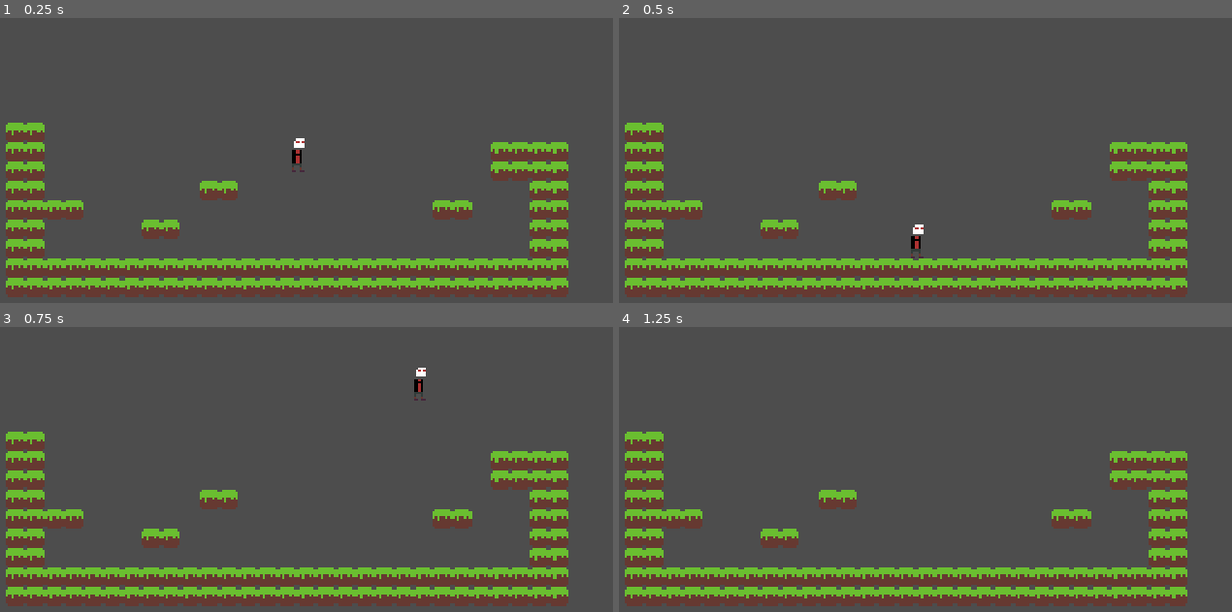
Above: before the commit, frames 1-4 (two rows, left to right).
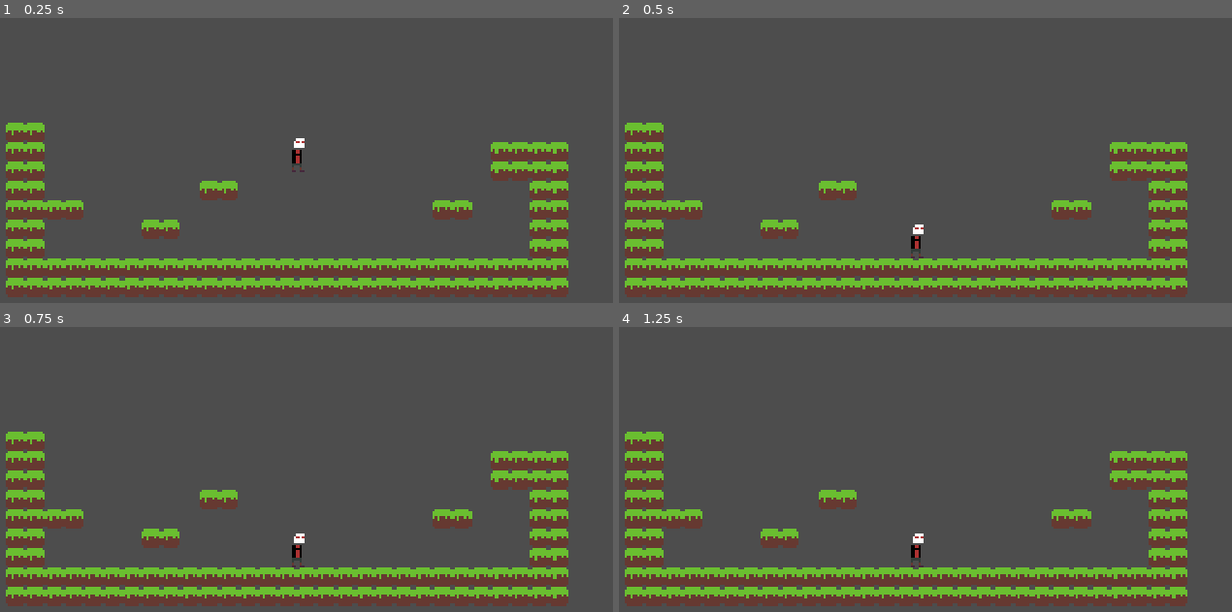
Above: after the commit, the same moments.

Repository: grandeisa/livre-2026
Game: Godot game, scene res://scenes/test_level.tscn
Same seed, same stepped clock (60 frames per second), same inputs: the game is played once before the commit and once after it.
Inputs:
- Up to frame 1 (0.25 s): no input
- Up to frame 2 (0.5 s): no input
- Up to frame 3 (0.75 s): tap Enter (ui_accept) at 0.5, 0.6 s; hold Right (ui_right) from 0.53 s (still down)
- Up to frame 4 (1.25 s): keep holding Right (ui_right); tap Enter (ui_accept) at 0.77, 1.07 s

Frames 1-2 are identical in both runs. In frame 3, 0.3% of the frame differs, in the area x 47-70%, y 14-85%; in frame 4, 0.2%.

Commit message:
Add MultiInput system - New MultiInput autoload that handles input for multiple devices (keyboard and controllers) - Generates new input Actions for each controller at startup based on '@joy-all' terminated actions - Wraps Input 'is_action' functions to handle each device by only passing the action's name and the device index (Keyboard is -1)

Diff:
--- /dev/null
+++ b/src/autoloads/MultiInput.gd
@@ -0,0 +1,78 @@
+## MultiInput autoload
+##
+## Used to provide simple access to multi device input
+extends Node
+
+const KEYBOARD: int = -1
+const MAX_CONTROLLERS_ADDED: int = 8
+
+func _get_kb_action_name(action: StringName) -> String:
+	return action + "@kb"
+
+func _get_joy_action_name(action: StringName, device: int) -> String:
+	return action + "@joy-" + str(device)
+
+func _is_device_controller(device: int) -> bool:
+	return device >= 0
+
+func is_action_just_pressed(action: StringName, device: int = KEYBOARD) -> bool:
+		if not _is_device_controller(device): # KEYBOARD
+			action = _get_kb_action_name(action)
+		else: action = _get_joy_action_name(action, device)
+		return Input.is_action_just_pressed(action)
+
+
+func is_action_just_released(action: StringName, device: int = KEYBOARD) -> bool:
+		if not _is_device_controller(device): # KEYBOARD
+			action = _get_kb_action_name(action)
+		else: action = _get_joy_action_name(action, device)
+		return Input.is_action_just_released(action)
+
+func is_action_pressed(action: StringName, device: int = KEYBOARD) -> bool:
+		if not _is_device_controller(device): # KEYBOARD
+			action = _get_kb_action_name(action)
+		else: action = _get_joy_action_name(action, device)
+		return Input.is_action_pressed(action)
+
+
+func get_axis(negative: StringName, positive: StringName, device: int = KEYBOARD) -> float:
+	if not _is_device_controller(device): # KEYBOARD
+		negative = _get_kb_action_name(negative)
+		positive = _get_kb_action_name(positive)
+	else:
+		negative = _get_joy_action_name(negative, device)
+		positive = _get_joy_action_name(positive, device)
+	return Input.get_axis(negative, positive)
+
+func get_vector(negative_x: StringName, positive_x: StringName,\
+ negative_y: StringName, positive_y: StringName, device: int = KEYBOARD) -> Vector2:
+	if not _is_device_controller(device): # KEYBOARD
+		negative_x = _get_kb_action_name(negative_x)
+		positive_x = _get_kb_action_name(positive_x)
+		negative_y = _get_kb_action_name(negative_y)
+		positive_y = _get_kb_action_name(positive_y)
+	else:
+		negative_x = _get_joy_action_name(negative_x, device)
+		positive_x = _get_joy_action_name(positive_x, device)
+		negative_y = _get_joy_action_name(negative_y, device)
+		positive_y = _get_joy_action_name(positive_y, device)
+	return Input.get_vector(negative_x, positive_x, negative_y, positive_y)
+
+#####
+
+func _ready() -> void:
+	_add_joy_actions()
+
+## Adds all controller inputs as separate actions based on the @joy-all actions
+func _add_joy_actions() -> void:
+	var all_actions: Array[StringName] = InputMap.get_actions()
+	for action:StringName in all_actions:
+		if not action.ends_with("@joy-all"): continue
+		for i:int in range(0, MAX_CONTROLLERS_ADDED):
+			var new_action: String = action.split("@")[0] + "@joy-" + str(i)
+			InputMap.add_action(new_action)
+			var events: Array[InputEvent] = InputMap.action_get_events(action)
+			for event: InputEvent in events:
+				var copied_event: InputEvent = event.duplicate_deep()
+				copied_event.device = i
+				InputMap.action_add_event(new_action, copied_event)
--- a/src/project.godot
+++ b/src/project.godot
@@ -15,6 +15,10 @@
 config/features=PackedStringArray("4.7", "GL Compatibility")
 config/icon="res://icon.svg"
 
+[autoload]
+
+MultiInput="*uid://b2j3wk2fdven5"
+
 [display]
 
 window/size/viewport_width=960
@@ -22,6 +26,94 @@
 window/size/resizable=false
 window/stretch/mode="canvas_items"
 window/stretch/aspect="expand"
+
+[input]
+
+p_left@kb={
+"deadzone": 0.2,
+"events": [Object(InputEventKey,"resource_local_to_scene":false,"resource_name":"","device":-1,"window_id":0,"alt_pressed":false,"shift_pressed":false,"ctrl_pressed":false,"meta_pressed":false,"pressed":false,"keycode":0,"physical_keycode":4194319,"key_label":0,"unicode":0,"location":0,"echo":false,"script":null)
+]
+}
+p_right@kb={
+"deadzone": 0.2,
+"events": [Object(InputEventKey,"resource_local_to_scene":false,"resource_name":"","device":-1,"window_id":0,"alt_pressed":false,"shift_pressed":false,"ctrl_pressed":false,"meta_pressed":false,"pressed":false,"keycode":0,"physical_keycode":4194321,"key_label":0,"unicode":0,"location":0,"echo":false,"script":null)
+]
+}
+p_up@kb={
+"deadzone": 0.2,
+"events": [Object(InputEventKey,"resource_local_to_scene":false,"resource_name":"","device":-1,"window_id":0,"alt_pressed":false,"shift_pressed":false,"ctrl_pressed":false,"meta_pressed":false,"pressed":false,"keycode":0,"physical_keycode":4194320,"key_label":0,"unicode":0,"location":0,"echo":false,"script":null)
+]
+}
+p_down@kb={
+"deadzone": 0.2,
+"events": [Object(InputEventKey,"resource_local_to_scene":false,"resource_name":"","device":-1,"window_id":0,"alt_pressed":false,"shift_pressed":false,"ctrl_pressed":false,"meta_pressed":false,"pressed":false,"keycode":0,"physical_keycode":4194322,"key_label":0,"unicode":0,"location":0,"echo":false,"script":null)
+]
+}
+p_jump@kb={
+"deadzone": 0.2,
+"events": [Object(InputEventKey,"resource_local_to_scene":false,"resource_name":"","device":-1,"window_id":0,"alt_pressed":false,"shift_pressed":false,"ctrl_pressed":false,"meta_pressed":false,"pressed":false,"keycode":0,"physical_keycode":88,"key_label":0,"unicode":120,"location":0,"echo":false,"script":null)
+, Object(InputEventKey,"resource_local_to_scene":false,"resource_name":"","device":-1,"window_id":0,"alt_pressed":false,"shift_pressed":false,"ctrl_pressed":false,"meta_pressed":false,"pressed":false,"keycode":0,"physical_keycode":32,"key_label":0,"unicode":32,"location":0,"echo":false,"script":null)
+]
+}
+p_heal@kb={
+"deadzone": 0.2,
+"events": [Object(InputEventKey,"resource_local_to_scene":false,"resource_name":"","device":-1,"window_id":0,"alt_pressed":false,"shift_pressed":false,"ctrl_pressed":false,"meta_pressed":false,"pressed":false,"keycode":0,"physical_keycode":67,"key_label":0,"unicode":99,"location":0,"echo":false,"script":null)
+]
+}
+p_attack@kb={
+"deadzone": 0.2,
+"events": [Object(InputEventKey,"resource_local_to_scene":false,"resource_name":"","device":-1,"window_id":0,"alt_pressed":false,"shift_pressed":false,"ctrl_pressed":false,"meta_pressed":false,"pressed":false,"keycode":0,"physical_keycode":86,"key_label":0,"unicode":118,"location":0,"echo":false,"script":null)
+]
+}
+p_knockback@kb={
+"deadzone": 0.2,
+"events": [Object(InputEventKey,"resource_local_to_scene":false,"resource_name":"","device":-1,"window_id":0,"alt_pressed":false,"shift_pressed":false,"ctrl_pressed":false,"meta_pressed":false,"pressed":false,"keycode":0,"physical_keycode":90,"key_label":0,"unicode":122,"location":0,"echo":false,"script":null)
+]
+}
+p_left@joy-all={
+"deadzone": 0.2,
+"events": [Object(InputEventJoypadButton,"resource_local_to_scene":false,"resource_name":"","device":-1,"button_index":13,"pressure":0.0,"pressed":true,"script":null)
+, Object(InputEventJoypadMotion,"resource_local_to_scene":false,"resource_name":"","device":-1,"axis":0,"axis_value":-1.0,"script":null)
+]
+}
+p_right@joy-all={
+"deadzone": 0.2,
+"events": [Object(InputEventJoypadButton,"resource_local_to_scene":false,"resource_name":"","device":-1,"button_index":14,"pressure":0.0,"pressed":true,"script":null)
+, Object(InputEventJoypadMotion,"resource_local_to_scene":false,"resource_name":"","device":-1,"axis":0,"axis_value":1.0,"script":null)
+]
+}
+p_up@joy-all={
+"deadzone": 0.2,
+"events": [Object(InputEventJoypadButton,"resource_local_to_scene":false,"resource_name":"","device":-1,"button_index":11,"pressure":0.0,"pressed":true,"script":null)
+, Object(InputEventJoypadMotion,"resource_local_to_scene":false,"resource_name":"","device":-1,"axis":1,"axis_value":-1.0,"script":null)
+]
+}
+p_down@joy-all={
+"deadzone": 0.2,
+"events": [Object(InputEventJoypadButton,"resource_local_to_scene":false,"resource_name":"","device":-1,"button_index":12,"pressure":0.0,"pressed":true,"script":null)
+, Object(InputEventJoypadMotion,"resource_local_to_scene":false,"resource_name":"","device":-1,"axis":1,"axis_value":1.0,"script":null)
+]
+}
+p_jump@joy-all={
+"deadzone": 0.2,
+"events": [Object(InputEventJoypadButton,"resource_local_to_scene":false,"resource_name":"","device":-1,"button_index":0,"pressure":0.0,"pressed":true,"script":null)
+]
+}
+p_heal@joy-all={
+"deadzone": 0.2,
+"events": [Object(InputEventJoypadButton,"resource_local_to_scene":false,"resource_name":"","device":-1,"button_index":2,"pressure":0.0,"pressed":true,"script":null)
+]
+}
+p_attack@joy-all={
+"deadzone": 0.2,
+"events": [Object(InputEventJoypadButton,"resource_local_to_scene":false,"resource_name":"","device":-1,"button_index":1,"pressure":0.0,"pressed":true,"script":null)
+]
+}
+p_knockback@joy-all={
+"deadzone": 0.2,
+"events": [Object(InputEventJoypadButton,"resource_local_to_scene":false,"resource_name":"","device":-1,"button_index":3,"pressure":0.0,"pressed":true,"script":null)
+]
+}
 
 [physics]
 
--- a/src/scripts/player.gd
+++ b/src/scripts/player.gd
@@ -7,9 +7,10 @@
 @onready var sprite = $Sprite2D
 
 var input_direction: Vector2 = Vector2.ZERO
+var input_device: int = 0
 
 func _process(_delta: float) -> void:
-	input_direction = Input.get_vector("ui_left","ui_right", "ui_up", "ui_down")
+	input_direction = MultiInput.get_vector("p_left","p_right", "p_up", "p_down", input_device)
 
 func _physics_process(delta: float) -> void:
 	# Add the gravity.
@@ -17,6 +18,6 @@
 		velocity += get_gravity() * delta
 
 	# Handle jump.
-	if Input.is_action_just_pressed("ui_accept") and is_on_floor():
+	if MultiInput.is_action_just_pressed("p_jump", input_device) and is_on_floor():
 		velocity.y = JUMP_VELOCITY
 	move_and_slide()
Not shown, added: src/autoloads/MultiInput.gd.uid
Not shown, changed: tasks.md
